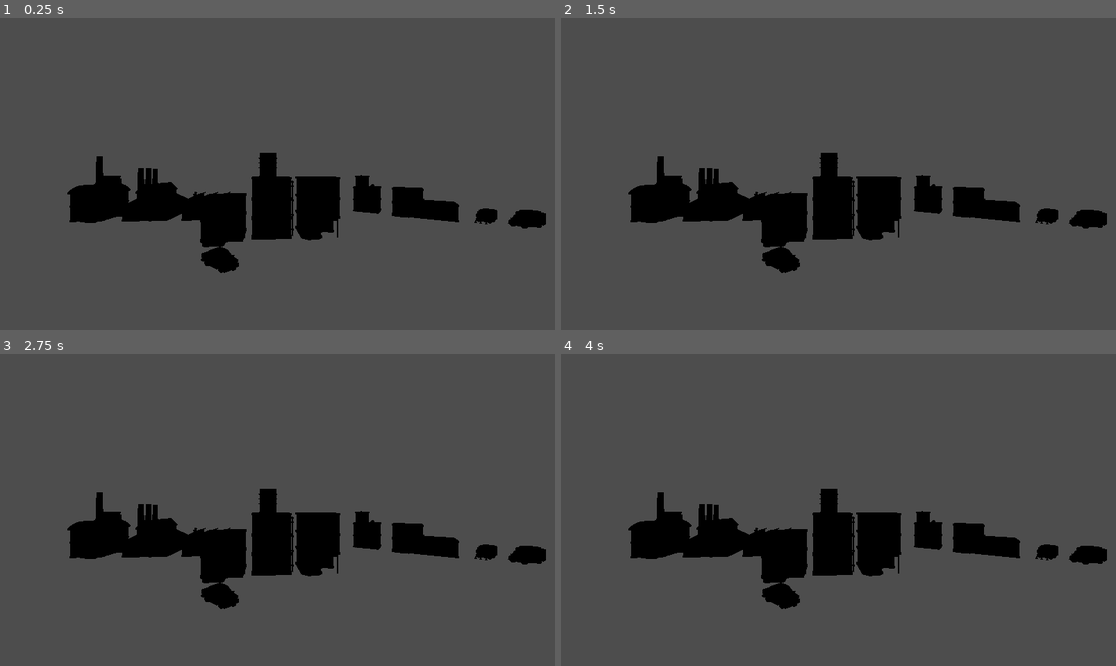
Above: before the commit, frames 1-4 (two rows, left to right).
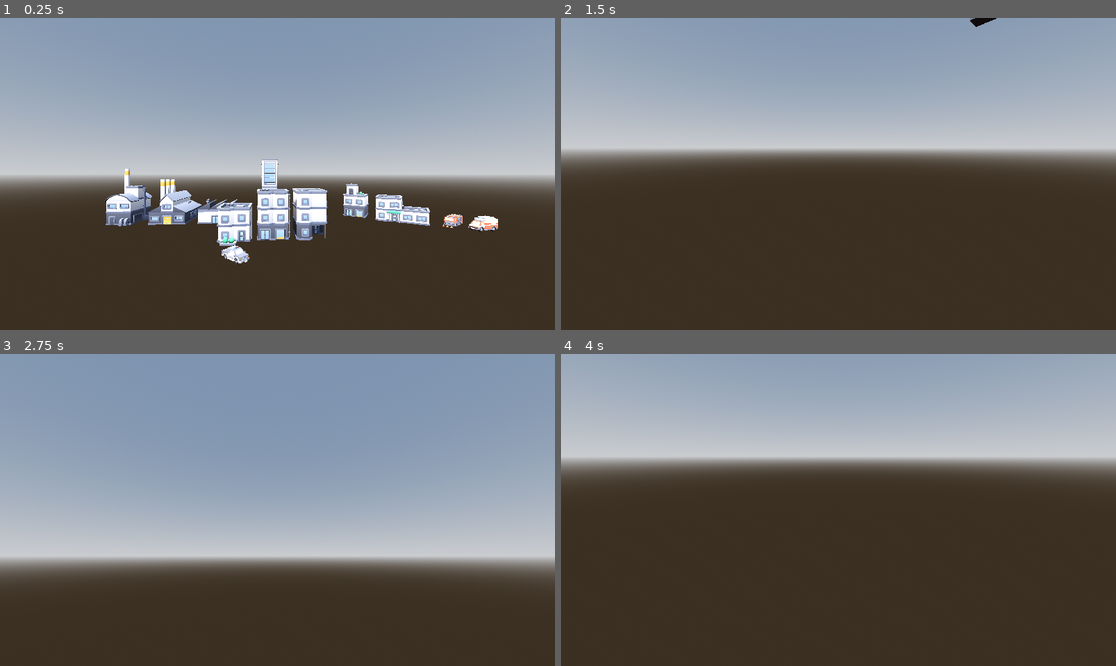
Above: after the commit, the same moments.

Repository: ghwns977/Games4900
Game: Godot game, scene res://Scenes/node_3d.tscn
Same seed, same stepped clock (60 frames per second), same inputs: the game is played once before the commit and once after it.
Inputs (mouse positions are in pixels of both pictures, inside the frame that each line leads up to):
- Up to frame 1 (0.25 s): no input
- Up to frame 2 (1.5 s): tap Enter (ui_accept) at 0.5, 0.6, 0.77, 1.07 s; move the mouse to (960, 158) at 0.52 s; hold Right (ui_right) 0.53-1.28 s; click (960, 158) at 0.67 s; move the mouse to (727, 189) at 1.27 s; hold Down (ui_down) from 1.28 s (still down); tap G at 1.35 s; click (727, 189) at 1.42 s
- Up to frame 3 (2.75 s): tap Enter (ui_accept) at 1.52, 1.55, 1.82, 2, 2.1 s; move the mouse to (333, 441) at 2.02 s; release Down (ui_down) at 2.03 s; hold Right (ui_right) from 2.03 s (still down); click (333, 441) at 2.17 s
- Up to frame 4 (4 s): tap Enter (ui_accept) at 2.75, 3.02, 3.05, 3.32, 3.5, 3.6, 3.77 s; move the mouse to (810, 572) at 2.77 s; release Right (ui_right) at 2.78 s; hold Up (ui_up) 2.78-3.53 s; tap G at 2.85 s; click (810, 572) at 2.92 s; move the mouse to (1005, 556) at 3.52 s; hold Left (ui_left) from 3.53 s (still down); click (1005, 556) at 3.67 s

The runs differ from the first frame. In frame 1, 98% of the frame differs, in the area x 0-100%, y 0-100%; in frame 2, 97%; in frame 3, 98%; in frame 4, 97%.

Commit message:
Godot Controller Added
*Need improvement

Diff:
--- /dev/null
+++ b/Godot/Controller/proto_controller.gd
@@ -0,0 +1,178 @@
+# ProtoController v1.0 by Brackeys
+# CC0 License
+# Intended for rapid prototyping of first-person games.
+# Happy prototyping!
+
+extends CharacterBody3D
+
+## Can we move around?
+@export var can_move : bool = true
+## Are we affected by gravity?
+@export var has_gravity : bool = true
+## Can we press to jump?
+@export var can_jump : bool = true
+## Can we hold to run?
+@export var can_sprint : bool = false
+## Can we press to enter freefly mode (noclip)?
+@export var can_freefly : bool = false
+
+@export_group("Speeds")
+## Look around rotation speed.
+@export var look_speed : float = 0.002
+## Normal speed.
+@export var base_speed : float = 7.0
+## Speed of jump.
+@export var jump_velocity : float = 4.5
+## How fast do we run?
+@export var sprint_speed : float = 10.0
+## How fast do we freefly?
+@export var freefly_speed : float = 25.0
+
+@export_group("Input Actions")
+## Name of Input Action to move Left.
+@export var input_left : String = "ui_left"
+## Name of Input Action to move Right.
+@export var input_right : String = "ui_right"
+## Name of Input Action to move Forward.
+@export var input_forward : String = "ui_up"
+## Name of Input Action to move Backward.
+@export var input_back : String = "ui_down"
+## Name of Input Action to Jump.
+@export var input_jump : String = "ui_accept"
+## Name of Input Action to Sprint.
+@export var input_sprint : String = "sprint"
+## Name of Input Action to toggle freefly mode.
+@export var input_freefly : String = "freefly"
+
+var mouse_captured : bool = false
+var look_rotation : Vector2
+var move_speed : float = 0.0
+var freeflying : bool = false
+
+## IMPORTANT REFERENCES
+@onready var head: Node3D = $Head
+@onready var collider: CollisionShape3D = $Collider
+
+func _ready() -> void:
+	check_input_mappings()
+	look_rotation.y = rotation.y
+	look_rotation.x = head.rotation.x
+
+func _unhandled_input(event: InputEvent) -> void:
+	# Mouse capturing
+	if Input.is_mouse_button_pressed(MOUSE_BUTTON_LEFT):
+		capture_mouse()
+	if Input.is_key_pressed(KEY_ESCAPE):
+		release_mouse()
+
+	# Look around
+	if mouse_captured and event is InputEventMouseMotion:
+		rotate_look(event.relative)
+
+	# Toggle freefly mode
+	if can_freefly and Input.is_action_just_pressed(input_freefly):
+		if not freeflying:
+			enable_freefly()
+		else:
+			disable_freefly()
+
+func _physics_process(delta: float) -> void:
+	# If freeflying, handle freefly and nothing else
+	if can_freefly and freeflying:
+		var input_dir := Input.get_vector(input_left, input_right, input_forward, input_back)
+		var motion := (head.global_basis * Vector3(input_dir.x, 0, input_dir.y)).normalized()
+		motion *= freefly_speed * delta
+		move_and_collide(motion)
+		return
+
+	# Apply gravity to velocity
+	if has_gravity:
+		if not is_on_floor():
+			velocity += get_gravity() * delta
+
+	# Apply jumping
+	if can_jump:
+		if Input.is_action_just_pressed(input_jump) and is_on_floor():
+			velocity.y = jump_velocity
+
+	# Modify speed based on sprinting
+	if can_sprint and Input.is_action_pressed(input_sprint):
+			move_speed = sprint_speed
+	else:
+		move_speed = base_speed
+
+	# Apply desired movement to velocity
+	if can_move:
+		var input_dir := Input.get_vector(input_left, input_right, input_forward, input_back)
+		var move_dir := (transform.basis * Vector3(input_dir.x, 0, input_dir.y)).normalized()
+		if move_dir:
+			velocity.x = move_dir.x * move_speed
+			velocity.z = move_dir.z * move_speed
+		else:
+			velocity.x = move_toward(velocity.x, 0, move_speed)
+			velocity.z = move_toward(velocity.z, 0, move_speed)
+	else:
+		velocity.x = 0
+		velocity.y = 0
+
+	# Use velocity to actually move
+	move_and_slide()
+
+
+## Rotate us to look around.
+## Base of controller rotates around y (left/right). Head rotates around x (up/down).
+## Modifies look_rotation based on rot_input, then resets basis and rotates by look_rotation.
+func rotate_look(rot_input : Vector2):
+	look_rotation.x -= rot_input.y * look_speed
+	look_rotation.x = clamp(look_rotation.x, deg_to_rad(-85), deg_to_rad(85))
+	look_rotation.y -= rot_input.x * look_speed
+	transform.basis = Basis()
+	rotate_y(look_rotation.y)
+	head.transform.basis = Basis()
+	head.rotate_x(look_rotation.x)
+
+
+func enable_freefly():
+	collider.disabled = true
+	freeflying = true
+	velocity = Vector3.ZERO
+
+func disable_freefly():
+	collider.disabled = false
+	freeflying = false
+
+
+func capture_mouse():
+	Input.set_mouse_mode(Input.MOUSE_MODE_CAPTURED)
+	mouse_captured = true
+
+
+func release_mouse():
+	Input.set_mouse_mode(Input.MOUSE_MODE_VISIBLE)
+	mouse_captured = false
+
+
+## Checks if some Input Actions haven't been created.
+## Disables functionality accordingly.
+func check_input_mappings():
+	if can_move and not InputMap.has_action(input_left):
+		push_error("Movement disabled. No InputAction found for input_left: " + input_left)
+		can_move = false
+	if can_move and not InputMap.has_action(input_right):
+		push_error("Movement disabled. No InputAction found for input_right: " + input_right)
+		can_move = false
+	if can_move and not InputMap.has_action(input_forward):
+		push_error("Movement disabled. No InputAction found for input_forward: " + input_forward)
+		can_move = false
+	if can_move and not InputMap.has_action(input_back):
+		push_error("Movement disabled. No InputAction found for input_back: " + input_back)
+		can_move = false
+	if can_jump and not InputMap.has_action(input_jump):
+		push_error("Jumping disabled. No InputAction found for input_jump: " + input_jump)
+		can_jump = false
+	if can_sprint and not InputMap.has_action(input_sprint):
+		push_error("Sprinting disabled. No InputAction found for input_sprint: " + input_sprint)
+		can_sprint = false
+	if can_freefly and not InputMap.has_action(input_freefly):
+		push_error("Freefly disabled. No InputAction found for input_freefly: " + input_freefly)
+		can_freefly = false
--- /dev/null
+++ b/Godot/Controller/proto_controller.tscn
@@ -0,0 +1,32 @@
+[gd_scene format=3 uid="uid://cx8o0nh6fmdqw"]
+
+[ext_resource type="Script" uid="uid://brjeowry380gu" path="res://Controller/proto_controller.gd" id="1_vgjqy"]
+
+[sub_resource type="StandardMaterial3D" id="StandardMaterial3D_iof21"]
+albedo_color = Color(0.91806, 0.575202, 0.222449, 1)
+
+[sub_resource type="CapsuleMesh" id="CapsuleMesh_ucva2"]
+radius = 0.4
+height = 1.8
+
+[sub_resource type="CapsuleShape3D" id="CapsuleShape3D_iof21"]
+radius = 0.4
+height = 1.8
+
+[node name="ProtoController" type="CharacterBody3D" unique_id=50601736]
+script = ExtResource("1_vgjqy")
+
+[node name="Mesh" type="MeshInstance3D" parent="." unique_id=1275151246]
+transform = Transform3D(1, 0, 0, 0, 1, 0, 0, 0, 1, 0, 0.9, 0)
+material_override = SubResource("StandardMaterial3D_iof21")
+cast_shadow = 0
+mesh = SubResource("CapsuleMesh_ucva2")
+
+[node name="Collider" type="CollisionShape3D" parent="." unique_id=136678908]
+transform = Transform3D(1, 0, 0, 0, 1, 0, 0, 0, 1, 0, 0.9, 0)
+shape = SubResource("CapsuleShape3D_iof21")
+
+[node name="Head" type="Node3D" parent="." unique_id=2006101638]
+transform = Transform3D(1, 0, 0, 0, 1, 0, 0, 0, 1, 0, 1.7, 0)
+
+[node name="Camera3D" type="Camera3D" parent="Head" unique_id=695868734]
--- /dev/null
+++ b/Godot/Scenes/PressurePlate.gd
@@ -0,0 +1,12 @@
+extends Area3D
+
+
+# Called when the node enters the scene tree for the first time.
+func _ready() -> void:
+	body_entered.connect(_on_body_entered)
+
+
+# Called every frame. 'delta' is the elapsed time since the previous frame.
+func _on_body_entered(body):
+	if body.is_in_group("Player"):
+		print("Player entered 3D trigger")
--- /dev/null
+++ b/Godot/Scenes/floor.tscn
@@ -0,0 +1,5 @@
+[gd_scene format=3 uid="uid://jk2jh76ecf2w"]
+
+[node name="Floor" type="Node3D" unique_id=39909004]
+
+[node name="Node3D" type="Node3D" parent="." unique_id=708729498]
--- a/Godot/Scenes/node_3d.tscn
+++ b/Godot/Scenes/node_3d.tscn
@@ -15,11 +15,33 @@
 [ext_resource type="PackedScene" uid="uid://b25pmqslpomcd" path="res://Building_Indust/building-m.fbx" id="13_8cye3"]
 [ext_resource type="PackedScene" uid="uid://dfmllc01tae6m" path="res://Building_Indust/building-n.fbx" id="14_062e5"]
 [ext_resource type="PackedScene" uid="uid://cslxy2uk8v2l3" path="res://Building_Indust/building-k.fbx" id="15_m2rse"]
+[ext_resource type="PackedScene" uid="uid://cx8o0nh6fmdqw" path="res://Controller/proto_controller.tscn" id="16_062e5"]
+[ext_resource type="PackedScene" uid="uid://dssdit3bmesh1" path="res://Scenes/pressure_plate.tscn" id="18_rl1jb"]
+
+[sub_resource type="ProceduralSkyMaterial" id="ProceduralSkyMaterial_rl1jb"]
+sky_horizon_color = Color(0.66224277, 0.6717428, 0.6867428, 1)
+ground_horizon_color = Color(0.66224277, 0.6717428, 0.6867428, 1)
+
+[sub_resource type="Sky" id="Sky_58eop"]
+sky_material = SubResource("ProceduralSkyMaterial_rl1jb")
+
+[sub_resource type="Environment" id="Environment_nivdu"]
+background_mode = 2
+sky = SubResource("Sky_58eop")
+tonemap_mode = 2
+glow_enabled = true
 
 [node name="Node3D" type="Node3D" unique_id=417984978]
 
-[node name="Camera3D" type="Camera3D" parent="." unique_id=66355645]
-transform = Transform3D(-0.99811023, 0, 0.06144933, 0, 1, 0, -0.06144933, 0, -0.99811023, 0.19782507, 1.3366401, -2.4564228)
+[node name="WorldEnvironment" type="WorldEnvironment" parent="." unique_id=631533240]
+environment = SubResource("Environment_nivdu")
+
+[node name="DirectionalLight3D" type="DirectionalLight3D" parent="." unique_id=2084201601]
+transform = Transform3D(-0.8660254, -0.43301278, 0.25, 0, 0.49999997, 0.86602545, -0.50000006, 0.75, -0.43301266, 0, 0, 0)
+shadow_enabled = true
+
+[node name="ProtoController" parent="." unique_id=1732880171 instance=ExtResource("16_062e5")]
+transform = Transform3D(-0.99853295, 0, 0.054148495, 0, 1, 0, -0.054148495, 0, -0.99853295, 0.22710896, 0.30204892, -3.588181)
 
 [node name="building-skyscraper-a" parent="." unique_id=1368531897 instance=ExtResource("1_r3fl7")]
 transform = Transform3D(1, 0, 0, 0, 1, 0, 0, 0, 1, -0.022082925, -0.005700588, 12.843458)
@@ -72,3 +94,8 @@
 
 [node name="building-k" parent="building-m" unique_id=174860806 instance=ExtResource("15_m2rse")]
 transform = Transform3D(1, 0, 0, 0, 1, 0, 0, 0, 1, -1.620358, 0, -0.38192654)
+
+[node name="Floor" type="Node3D" parent="." unique_id=1141636934]
+
+[node name="pressure_plate" parent="." unique_id=1113003053 instance=ExtResource("18_rl1jb")]
+transform = Transform3D(1, 0, 0, 0, 1, 0, 0, 0, 1, 0.42229664, 4.7683716e-07, -3.6617615)
--- /dev/null
+++ b/Godot/Scenes/pressure_plate.tscn
@@ -0,0 +1,18 @@
+[gd_scene format=3 uid="uid://dssdit3bmesh1"]
+
+[ext_resource type="Script" uid="uid://dl7i5b6we5sdb" path="res://Scenes/PressurePlate.gd" id="1_u55f7"]
+
+[sub_resource type="BoxMesh" id="BoxMesh_85ng3"]
+
+[node name="pressure_plate" type="Node3D" unique_id=1113003053]
+
+[node name="MeshInstance3D" type="MeshInstance3D" parent="." unique_id=15243731]
+transform = Transform3D(1.0064062, 0, 0, 0, 0.1634009, 0, 0, 0, 1.0064062, 0, 0, 0)
+mesh = SubResource("BoxMesh_85ng3")
+
+[node name="Area3D" type="Area3D" parent="." unique_id=1121776598]
+transform = Transform3D(92.75807, 0, 0, 0, 71.43997, 0, 0, 0, 93.37122, 0, 0.437644, 0)
+script = ExtResource("1_u55f7")
+
+[node name="CollisionShape3D" type="CollisionShape3D" parent="Area3D" unique_id=2004305357]
+transform = Transform3D(1, 0, 0, 0, 0.99999994, 0, 0, 0, 1, 0, 0, 0.00017683394)
--- a/Godot/project.godot
+++ b/Godot/project.godot
@@ -18,3 +18,7 @@
 run/main_scene="uid://dxalkejcst138"
 config/features=PackedStringArray("4.6", "Forward Plus")
 config/icon="res://icon.svg"
+
+[physics]
+
+3d/physics_engine="Jolt Physics"
Not shown, added: Godot/Controller/proto_controller.gd.uid
Not shown, added: Godot/Scenes/PressurePlate.gd.uid
